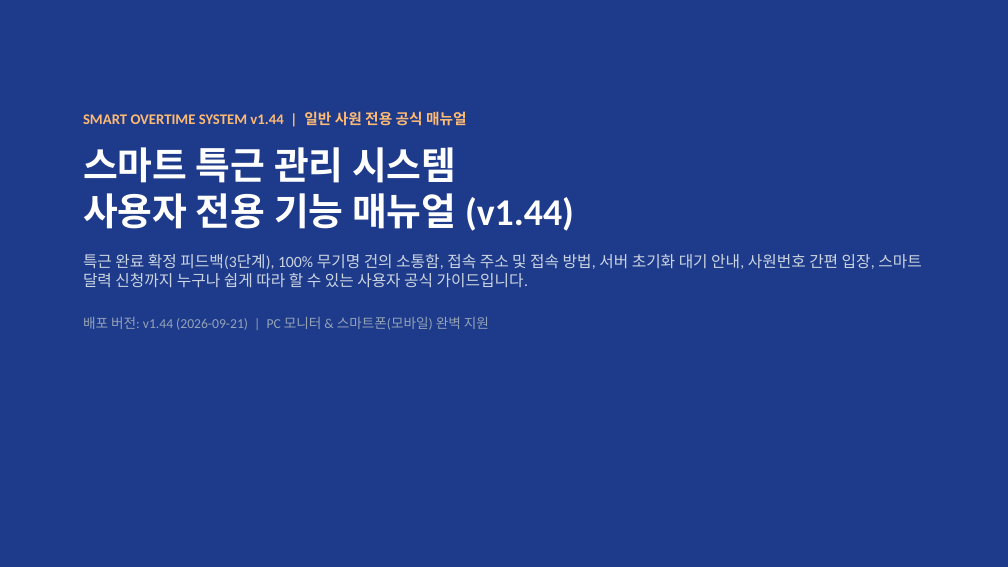
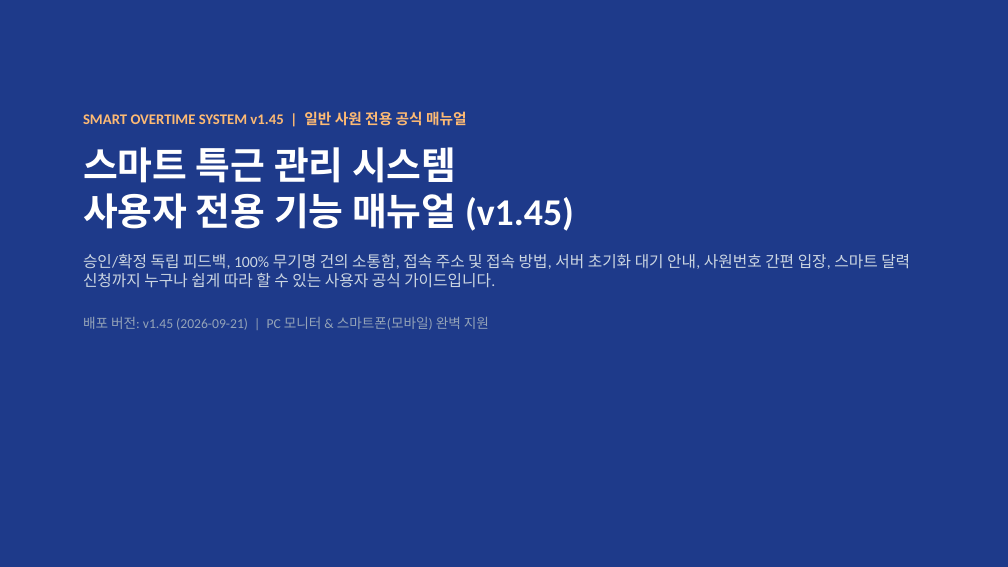
Before and after one commit to rorma34-lab/team-overtime-manager, a slide deck: slide 1 of Overtime_User_Manual.pptx. Drawn at 1008x567 pixels with LibreOffice and Linux fonts; fonts in the diff are those of the drawing. Boxes give left, top, right and bottom in pixels: in the first picture for what was removed or moved away, otherwise in the second. Text is boxed around its words. In the diff, an @@ line names an element or a change of style, - is before the commit and + after.

```diff
--- a/Overtime_User_Manual.pptx
+++ b/Overtime_User_Manual.pptx
@@ text at box(83, 111, 910, 330): text changed @@
-SMART OVERTIME SYSTEM v1.44 | 일반 사원 전용 공식 매뉴얼
-스마트 특근 관리 시스템
-사용자 전용 기능 매뉴얼 (v1.44)
-특근 완료 확정 피드백(3단계), 100% 무기명 건의 소통함, 접속 주소 및 접속 방법, 서버 초기화 대기 안내, 사원번호 간편 입장, 스마트 달력 신청까지 누구나 쉽게 따라 할 수 있는 사용자 공식 가이드입니다.
-배포 버전: v1.44 (2026-09-21) | PC 모니터 & 스마트폰(모바일) 완벽 지원
+SMART OVERTIME SYSTEM v1.45 | 일반 사원 전용 공식 매뉴얼
+스마트 특근 관리 시스템
+사용자 전용 기능 매뉴얼 (v1.45)
+승인/확정 독립 피드백, 100% 무기명 건의 소통함, 접속 주소 및 접속 방법, 서버 초기화 대기 안내, 사원번호 간편 입장, 스마트 달력 신청까지 누구나 쉽게 따라 할 수 있는 사용자 공식 가이드입니다.
+배포 버전: v1.45 (2026-09-21) | PC 모니터 & 스마트폰(모바일) 완벽 지원
```
Also in this commit, not shown: 4 other slides changed, 7 other files.
